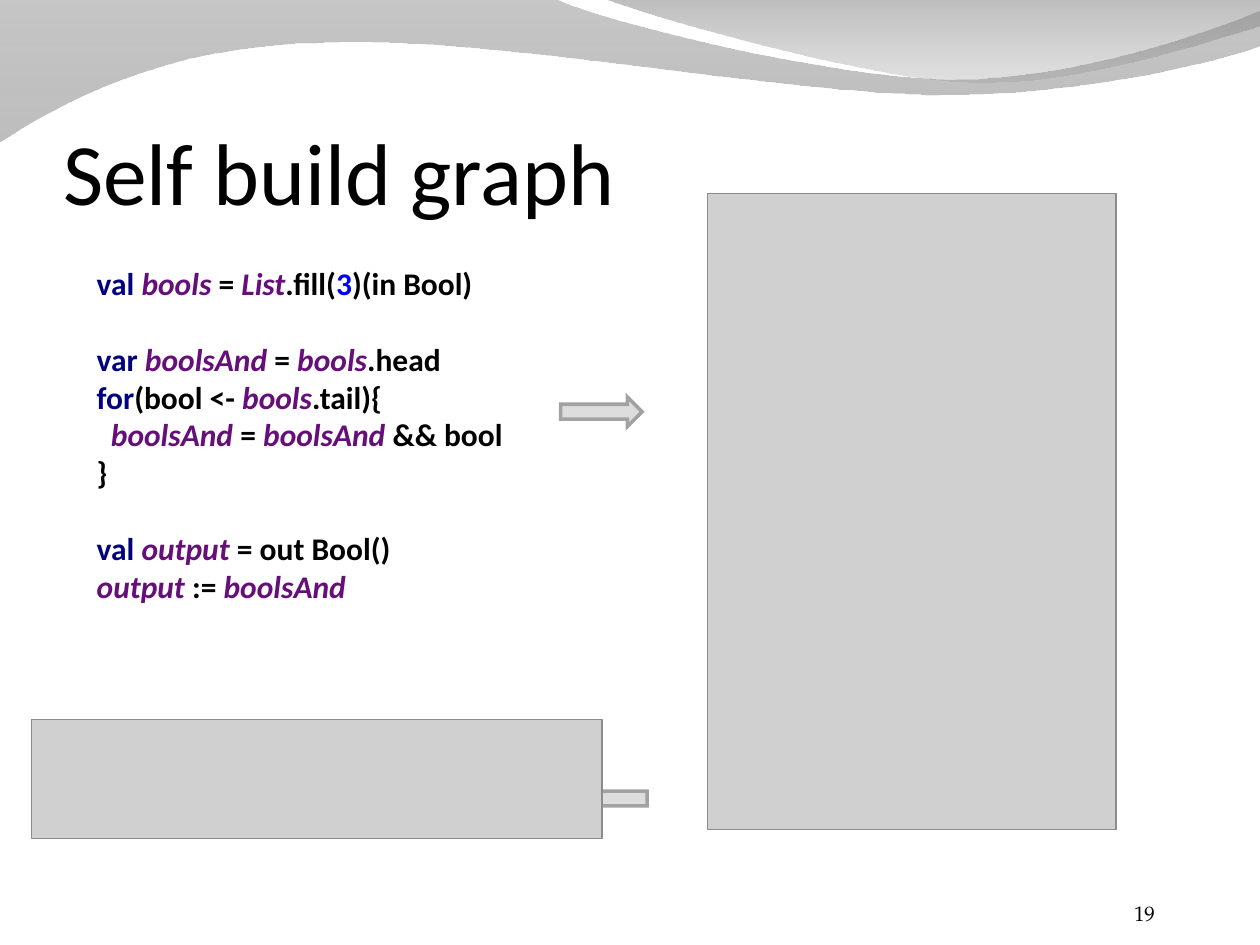
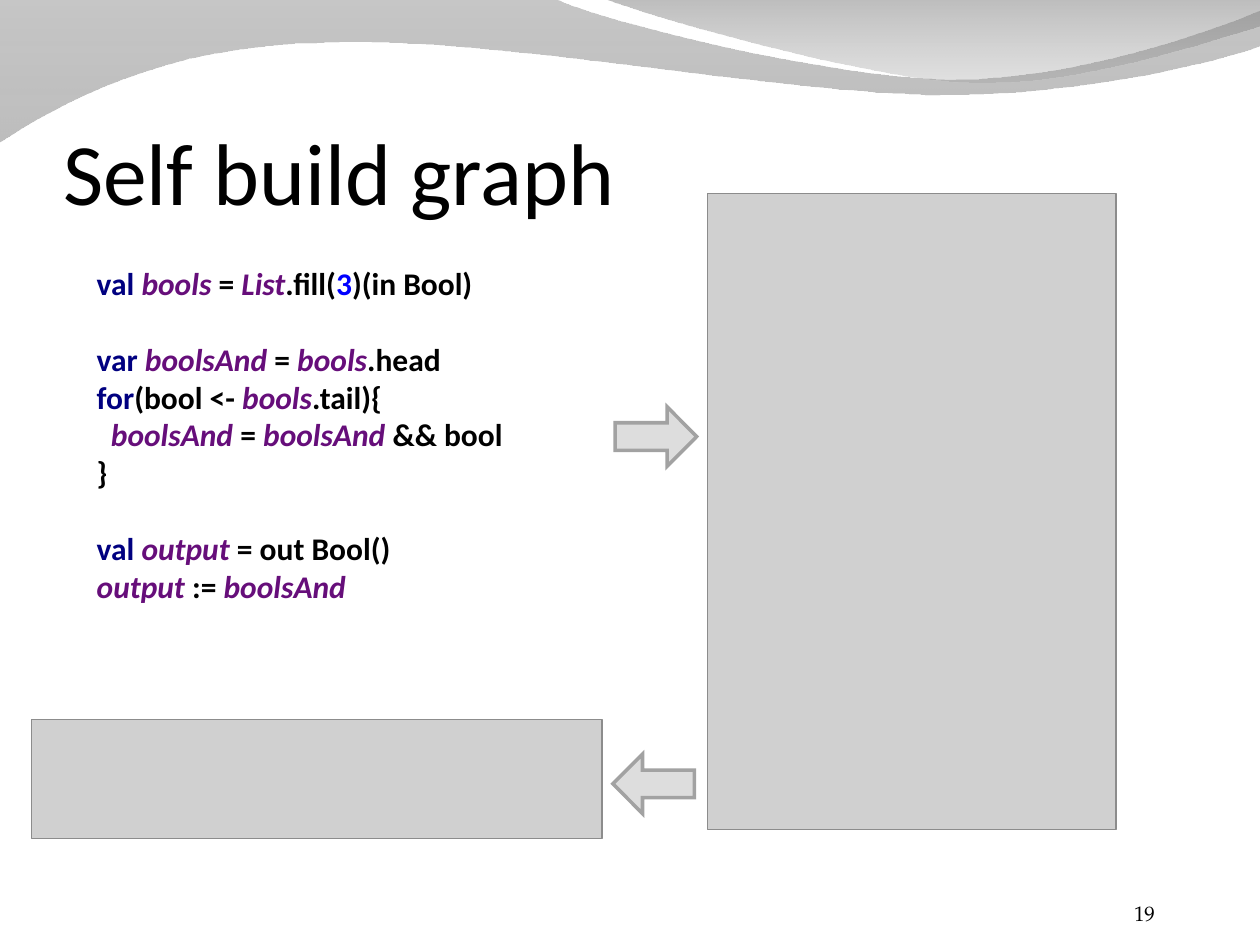
Before and after one commit to SpinalHDL/SpinalDoc, a slide deck: slide 19 of presentation/en/presentation_dsl.odp. Drawn at 1260x945 pixels with LibreOffice and Linux fonts; fonts in the diff are those of the drawing; grey boxes stand for pictures; background and template pictures are left out. Boxes give left, top, right and bottom in pixels: in the first picture for what was removed or moved away, otherwise in the second. Text is boxed around its words. In the diff, an @@ line names an element or a change of style, - is before the commit and + after.

```diff
--- a/presentation/en/presentation_dsl.odp
+++ b/presentation/en/presentation_dsl.odp
@@ right arrow at [615, 407, 697, 466]: proportions changed @@
@@ right arrow: place and size @@
-right arrow at [561, 397, 643, 427]
+right arrow at [615, 407, 697, 466]
@@ right arrow: place and size @@
-right arrow at [566, 784, 648, 813]
+right arrow at [612, 753, 694, 813]
@@ right arrow at [612, 753, 694, 813]: proportions changed @@
```
Also in this commit, not shown: 20 other slides changed.
